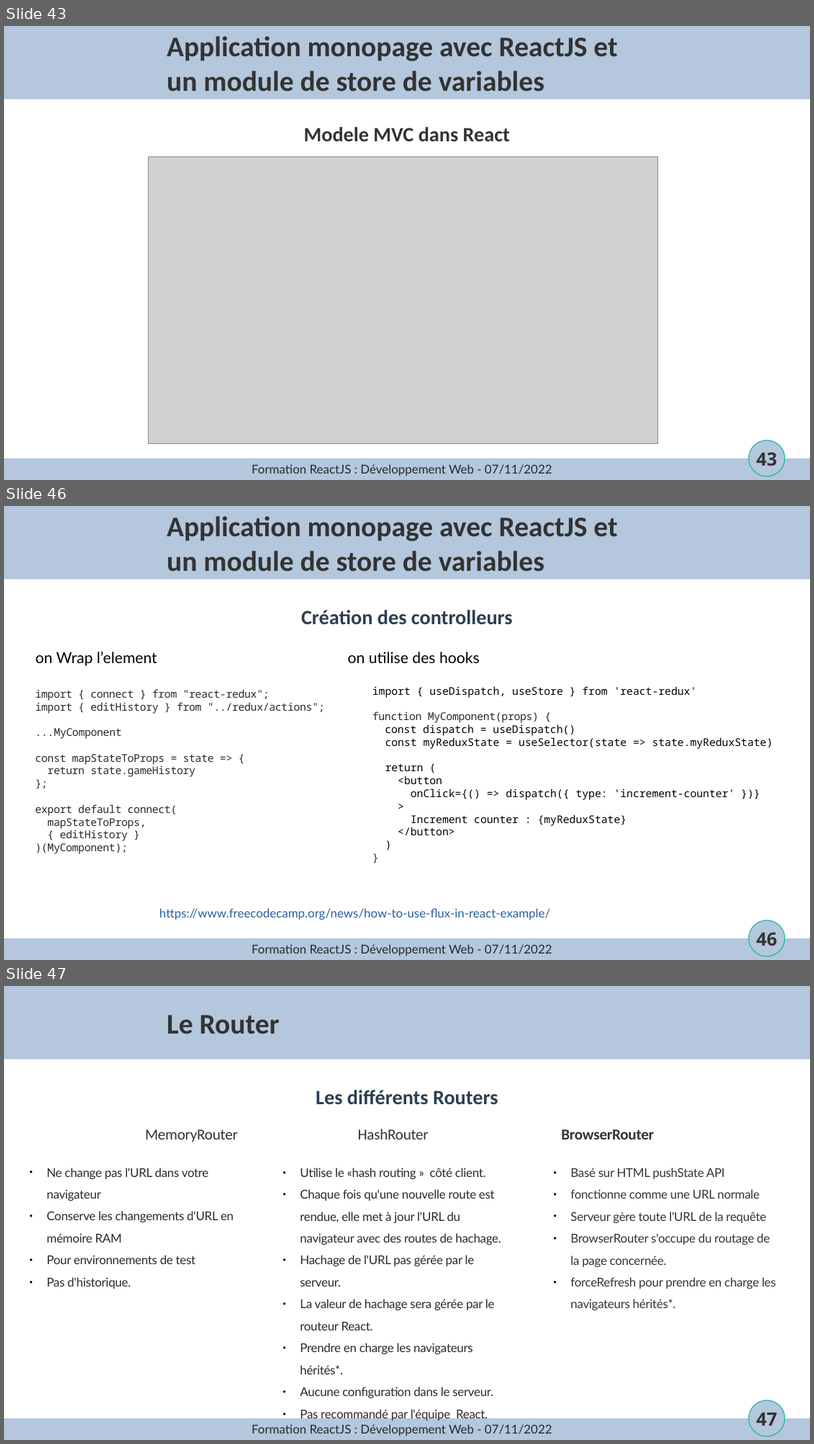
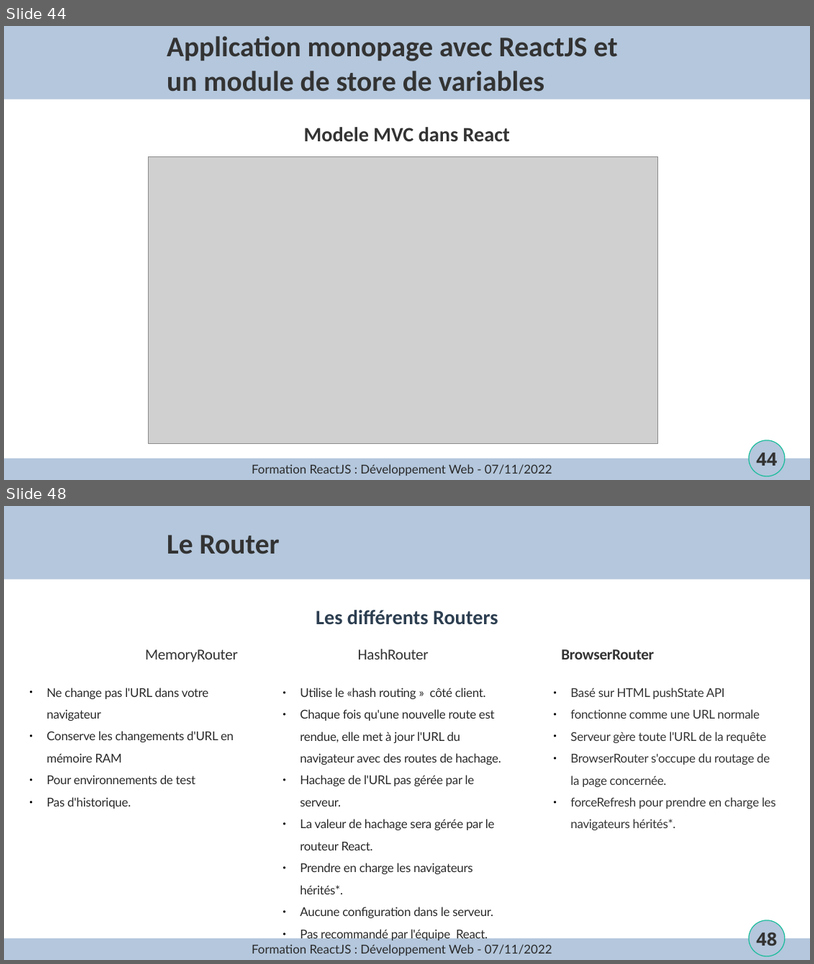
Before and after one commit to joselegitan/formation-react, a slide deck: cours.odp. Shown one above the other, each under a label of ours: slides 43, 46 and 47 before the commit, slides 44 and 48 after it; the slides between them are not shown. The pictures are 814x1444 and 814x964 pixels, drawn with LibreOffice and Linux fonts; fonts in the diff are those of the drawing; grey boxes stand for pictures; background and template pictures are left out. Boxes give left, top, right and bottom in pixels: in the first picture for what was removed or moved away, otherwise in the second. Text is boxed around its words. In the diff, an @@ line names an element or a change of style, - is before the commit and + after.

```diff
--- a/cours.odp
+++ b/cours.odp
@@ slide 46 removed at [4,506,810,960], background #FFFFFF; not listed: 4 template elements that a slide beside it also shows @@
@@ title removed at [167,516,617,572] @@
-Application monopage avec ReactJS et
-un module de store de variables
@@ text removed at [301,610,513,624] @@
-Création des controlleurs
@@ text removed at [36,651,480,666] @@
-on Wrap l’element on utilise des hooks
@@ text removed at [35,689,325,854] @@
-import { connect } from "react-redux";
-import { editHistory } from "../redux/actions";
-...MyComponent
-const mapStateToProps = state => {
-return state.gameHistory
-};
-export default connect(
-mapStateToProps,
-{ editHistory }
-)(MyComponent);
@@ text removed at [373,686,774,835] @@
-import { useDispatch, useStore } from 'react-redux'
-function MyComponent(props) {
-const dispatch = useDispatch()
-const myReduxState = useSelector(state => state.myReduxState)
-return (
-<button
-onClick={() => dispatch({ type: 'increment-counter' })}
->
-Increment counter : {myReduxState}
-</button>
-)
-}
@@ text removed at [160,908,550,919] @@
-https://www.freecodecamp.org/news/how-to-use-flux-in-react-example/
@@ text removed at [252,944,553,955] @@
-Formation ReactJS : Développement Web - 07/11/2022
@@ what was slide 43 is now slide 44 @@
@@ page number at [756,452,777,465]: text changed @@
-43
+44
@@ what was slide 47 is now slide 48 @@
@@ page number at [756,932,777,945]: text changed @@
-47
+48
```
Also in this commit, not shown: 4 slides changed, 3 slides added, 1 other slide removed.
